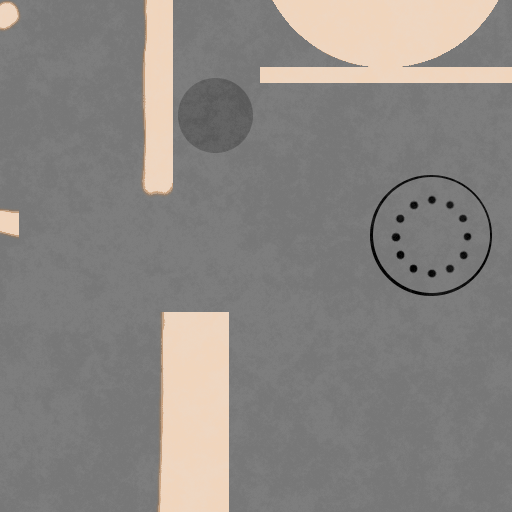
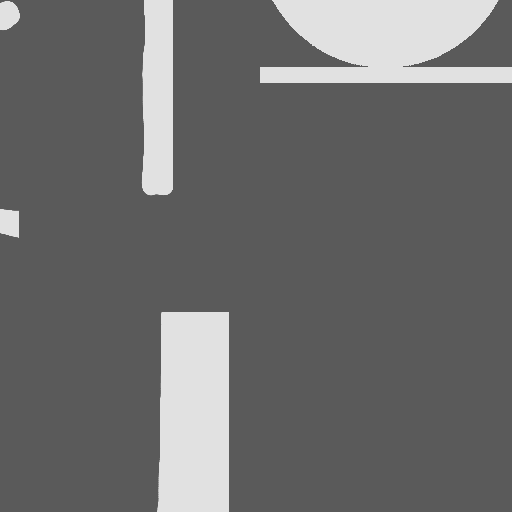
Before/after of a w=512, h=512 layered artwork. What changed in the layer stack:
hid "Widoczny" over [0, 0, 512, 512]
added layer "Warstwa #2" above "Warstwa" over [0, 0, 512, 512]
